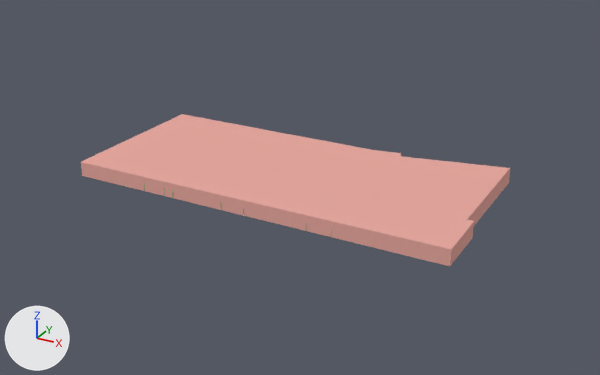
The Blender file Modelos/BUA_Edificio.blend: old version first, new version second.
Before and after are seen from a camera (50 mm lens) standing at (123.5, -223.7, 108.2) and looking at (2.6, -3.8, -1.7). The lights are fixed; the arrows at lower left show +X, +Y and +Z.

The first picture shows 'Paredes Planta Baja'.
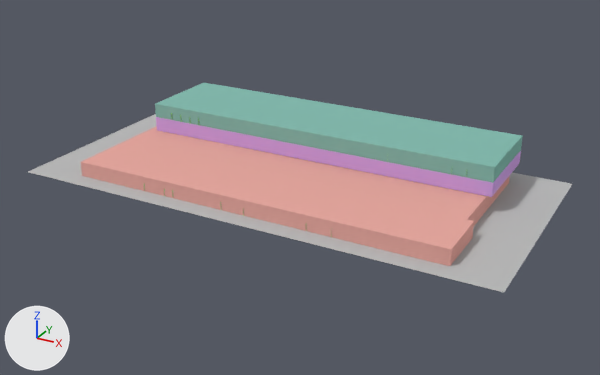
Patch to the scene script:
```diff
--- a/Modelos/BUA_Edificio.blend.py
+++ b/Modelos/BUA_Edificio.blend.py
@@ ob_paredes_primera_planta @@
 ob_paredes_primera_planta.location = (50.1, 13.5, 7.3)
-ob_paredes_primera_planta.hide_set(True)
@@ ob_plano @@
 ob_plano.scale = (0.694, 0.527, 0.925)
-ob_plano.hide_set(True)
@@ ob_paredes_segunda_planta @@
 ob_paredes_segunda_planta.location = (50.1, 13.5, 12.0)
-ob_paredes_segunda_planta.hide_set(True)
```

Boxes [x1, y1, x2, y2] around the edits, measured in the pictures (600 x 375 px):
'Paredes Segunda Planta', shown (cyan): after [155, 83, 523, 182]
'Plano', shown: after [28, 114, 572, 292]
'Paredes Primera Planta', shown: after [156, 117, 521, 197]
